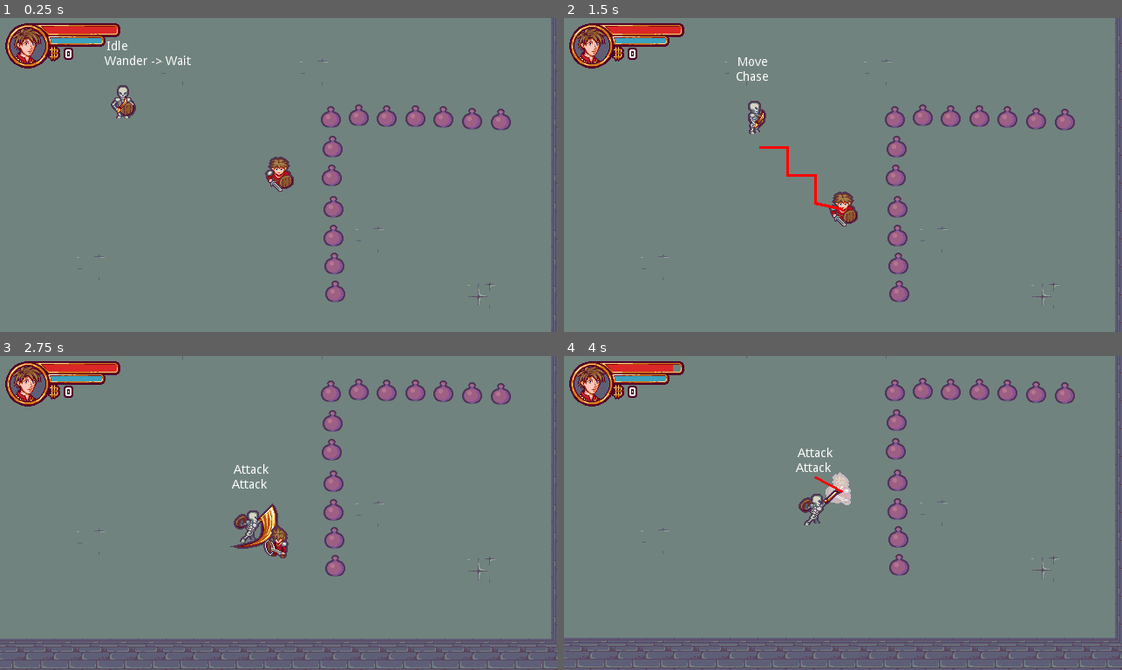
Above: before the commit, frames 1-4 (two rows, left to right).
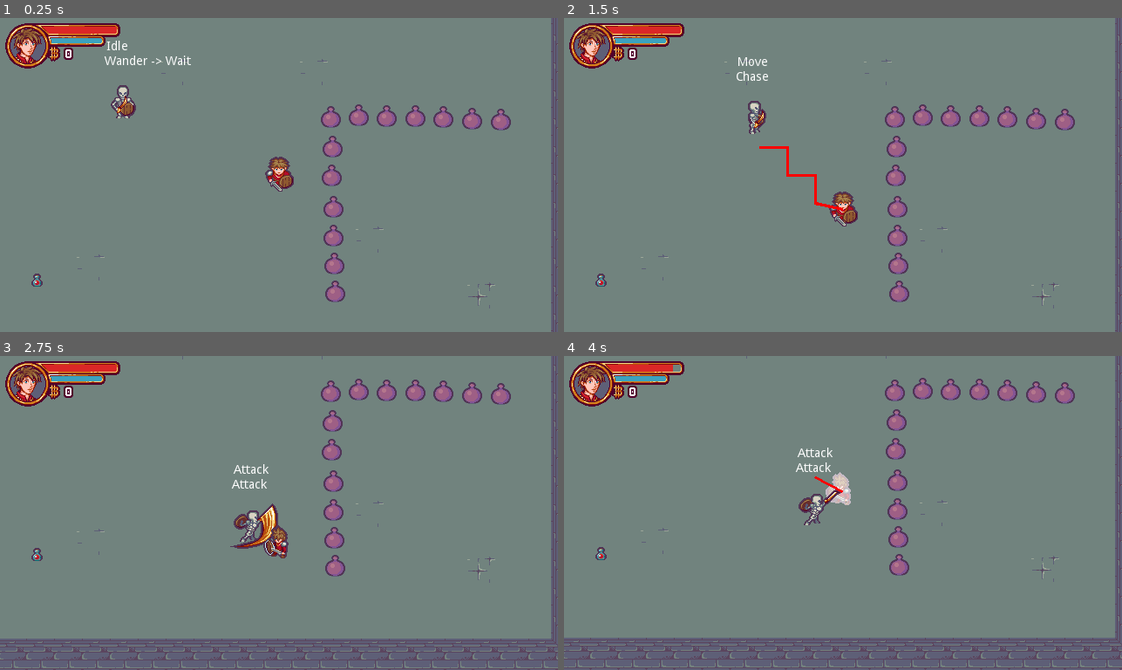
Above: after the commit, the same moments.

Repository: EvilYep/godot-rogue-like-tutorial
Game: Godot game, scene res://Scenes/Levels/Level.tscn
Two runs of this game, one before a commit and one after it. Both use one fixed random seed, a clock stepped at 60 frames per second and the inputs below.
Inputs:
- Up to frame 1 (0.25 s): no input
- Up to frame 2 (1.5 s): tap Enter (ui_accept) at 0.5, 0.77 s; hold Right (ui_right) 0.53-1.28 s; hold Ctrl (block) 0.53-1.28 s; hold Down (ui_down) from 1.28 s (still down); tap Ctrl (block) at 1.35 s
- Up to frame 3 (2.75 s): tap Enter (ui_accept) at 1.52 s; release Down (ui_down) at 2.03 s; hold Right (ui_right) from 2.03 s (still down); hold Ctrl (block) from 2.03 s (still down)
- Up to frame 4 (4 s): release Right (ui_right) at 2.78 s; release Ctrl (block) at 2.78 s; hold Up (ui_up) 2.78-3.53 s; tap Ctrl (block) at 2.85 s; tap Enter (ui_accept) at 3.02, 3.77 s; hold Left (ui_left) from 3.53 s (still down); hold Ctrl (block) from 3.53 s (still down)

The runs differ from the first frame. In frame 1, less than 0.1% of the frame differs, in the area x 5-8%, y 81-86%; in frame 2, less than 0.1%; in frame 3, less than 0.1%; in frame 4, less than 0.1%.

Commit message:
Resources (potions) :wine_glass:

Diff:
--- /dev/null
+++ b/Resources/ItemData/HP_Potion.tres
@@ -0,0 +1,23 @@
+[gd_resource type="Resource" load_steps=6 format=2]
+
+[ext_resource path="res://Scenes/InteractiveObjects/Item/ItemData.gd" type="Script" id=1]
+[ext_resource path="res://Scenes/InteractiveObjects/Item/Sprites/WorldItemsSpriteSheet.png" type="Texture" id=2]
+[ext_resource path="res://Scenes/InteractiveObjects/Item/Sprites/InventoryItemSpriteSheet.png" type="Texture" id=3]
+
+[sub_resource type="AtlasTexture" id=2]
+atlas = ExtResource( 3 )
+region = Rect2( 0, 0, 32, 32 )
+
+[sub_resource type="AtlasTexture" id=1]
+atlas = ExtResource( 2 )
+region = Rect2( 0, 0, 16, 16 )
+
+[resource]
+script = ExtResource( 1 )
+damage_type = 0
+damage = -10
+item_name = "Heal Potion"
+description = "A potion that heals for 10 HP"
+price = 10
+world_texture = SubResource( 1 )
+inventory_texture = SubResource( 2 )
--- a/Scenes/Behaviours/CollectableBehaviour.gd
+++ b/Scenes/Behaviours/CollectableBehaviour.gd
@@ -28,7 +28,7 @@
 	if animation_player.has_animation("Collect"):
 		animation_player.play("Collect")
 	else:
-		queue_free()
+		object.queue_free()
 
 #### SIGNAL RESPONSES ####
 
--- /dev/null
+++ b/Scenes/InteractiveObjects/Item/Item.gd
@@ -0,0 +1,13 @@
+extends Node2D
+
+class_name Item
+
+export var item_data: Resource = null setget set_item_data
+
+func set_item_data(value: Resource) -> void:
+	if not is_inside_tree():
+			yield(self, 'ready')
+
+	item_data = value
+	if item_data != null:
+		$Sprite.set_texture(item_data.world_texture)
--- /dev/null
+++ b/Scenes/InteractiveObjects/Item/Item.tscn
@@ -0,0 +1,41 @@
+[gd_scene load_steps=10 format=2]
+
+[ext_resource path="res://Scenes/Behaviours/CollectableBehaviour.tscn" type="PackedScene" id=1]
+[ext_resource path="res://Scenes/InteractiveObjects/Item/Item.gd" type="Script" id=2]
+[ext_resource path="res://Scenes/InteractiveObjects/Item/ItemData.gd" type="Script" id=3]
+[ext_resource path="res://Scenes/InteractiveObjects/Item/Sprites/InventoryItemSpriteSheet.png" type="Texture" id=4]
+[ext_resource path="res://Scenes/InteractiveObjects/Item/Sprites/WorldItemsSpriteSheet.png" type="Texture" id=5]
+
+[sub_resource type="AtlasTexture" id=2]
+atlas = ExtResource( 4 )
+region = Rect2( 0, 0, 32, 32 )
+
+[sub_resource type="AtlasTexture" id=3]
+atlas = ExtResource( 5 )
+region = Rect2( 0, 0, 16, 16 )
+
+[sub_resource type="Resource" id=4]
+script = ExtResource( 3 )
+damage_type = 0
+damage = -10
+item_name = "Heal Potion"
+description = "A Potion that heals for 10 HP"
+price = 10
+world_texture = SubResource( 3 )
+inventory_texture = SubResource( 2 )
+
+[sub_resource type="CircleShape2D" id=1]
+radius = 10.9757
+
+[node name="Item" type="Node2D"]
+script = ExtResource( 2 )
+item_data = SubResource( 4 )
+
+[node name="Sprite" type="Sprite" parent="."]
+
+[node name="CollectableBehaviour" parent="." instance=ExtResource( 1 )]
+
+[node name="CollisionShape2D" parent="CollectableBehaviour/FollowArea" index="0"]
+shape = SubResource( 1 )
+
+[editable path="CollectableBehaviour"]
--- /dev/null
+++ b/Scenes/InteractiveObjects/Item/ItemData.gd
@@ -0,0 +1,18 @@
+extends Resource
+
+class_name ItemData
+
+enum DAMAGE_TYPE {
+	HP,
+	MP
+}
+export(DAMAGE_TYPE) var damage_type: int = DAMAGE_TYPE.HP
+export var damage: int = 0
+
+export var item_name: String = ""
+export(String, MULTILINE) var description = ""
+
+export var price: int = -1
+
+export var world_texture: Texture = null
+export var inventory_texture: Texture = null
--- a/Scenes/Levels/Level.tscn
+++ b/Scenes/Levels/Level.tscn
@@ -15,6 +15,10 @@
 [ext_resource path="res://Scenes/Levels/Level.gd" type="Script" id=13]
 [ext_resource path="res://Scenes/Actors/ColorFlashShaderMaterial.tres" type="Material" id=14]
 [ext_resource path="res://Scenes/InteractiveObjects/Door.tscn" type="PackedScene" id=15]
+[ext_resource path="res://Scenes/InteractiveObjects/Item/Item.tscn" type="PackedScene" id=16]
+[ext_resource path="res://Scenes/InteractiveObjects/Item/ItemData.gd" type="Script" id=17]
+[ext_resource path="res://Scenes/InteractiveObjects/Item/Sprites/InventoryItemSpriteSheet.png" type="Texture" id=18]
+[ext_resource path="res://Scenes/InteractiveObjects/Item/Sprites/WorldItemsSpriteSheet.png" type="Texture" id=19]
 
 [sub_resource type="ConvexPolygonShape2D" id=2]
 points = PoolVector2Array( 32, 32, 0, 32, 0, 0, 32, 0 )
@@ -475,6 +479,24 @@
 shader_param/flash_color = Color( 1, 1, 1, 1 )
 shader_param/opacity = 0.0
 
+[sub_resource type="AtlasTexture" id=44]
+atlas = ExtResource( 18 )
+region = Rect2( 0, 0, 32, 32 )
+
+[sub_resource type="AtlasTexture" id=45]
+atlas = ExtResource( 19 )
+region = Rect2( 0, 0, 16, 16 )
+
+[sub_resource type="Resource" id=46]
+script = ExtResource( 17 )
+damage_type = 0
+damage = -10
+item_name = "Heal Potion"
+description = "A potion that heals for 10 HP"
+price = 10
+world_texture = SubResource( 45 )
+inventory_texture = SubResource( 44 )
+
 [node name="Level" type="YSort"]
 script = ExtResource( 13 )
 __meta__ = {
@@ -626,3 +648,7 @@
 
 [node name="Door" parent="." instance=ExtResource( 15 )]
 position = Vector2( 480, 32 )
+
+[node name="Item" parent="." instance=ExtResource( 16 )]
+position = Vector2( 359, 442 )
+item_data = SubResource( 46 )
--- a/project.godot
+++ b/project.godot
@@ -73,6 +73,16 @@
 "class": "GoToState",
 "language": "GDScript",
 "path": "res://Scenes/Actors/Enemy/BehaviourStates/GoToState.gd"
+}, {
+"base": "Node2D",
+"class": "Item",
+"language": "GDScript",
+"path": "res://Scenes/InteractiveObjects/Item/Item.gd"
+}, {
+"base": "Resource",
+"class": "ItemData",
+"language": "GDScript",
+"path": "res://Scenes/InteractiveObjects/Item/ItemData.gd"
 }, {
 "base": "Object",
 "class": "Maths",
@@ -128,6 +138,8 @@
 "Enemy": "",
 "EnemyMoveState": "",
 "GoToState": "",
+"Item": "",
+"ItemData": "",
 "Maths": "",
 "PathFinder": "",
 "Player": "",
Binary file added: Scenes/InteractiveObjects/Item/Sprites/InventoryItemSpriteSheet.png
Not shown, added: Scenes/InteractiveObjects/Item/Sprites/InventoryItemSpriteSheet.png.import
Binary file added: Scenes/InteractiveObjects/Item/Sprites/WorldItemsSpriteSheet.png
Not shown, added: Scenes/InteractiveObjects/Item/Sprites/WorldItemsSpriteSheet.png.import
Not shown: 1 places in Scenes/Levels/Level.tscn that only renumber resources
